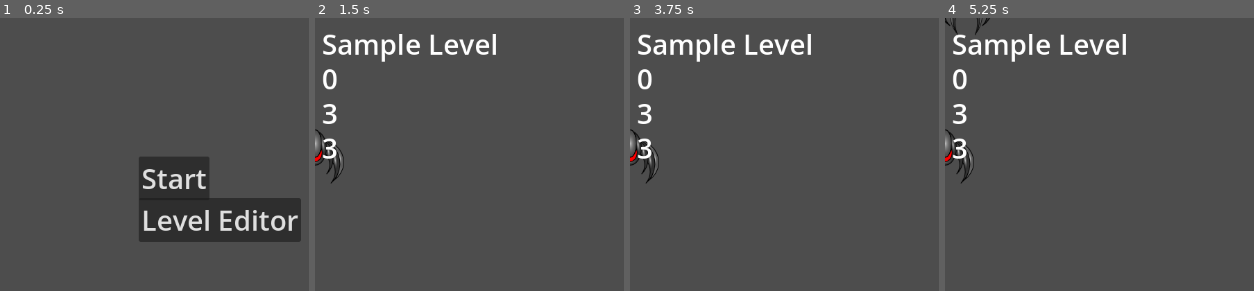
Above: before the commit, frames 1-4 (left to right).
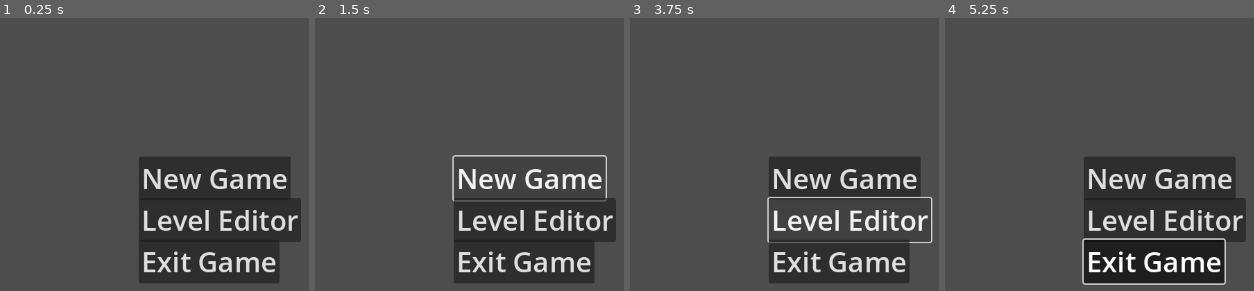
Above: after the commit, the same moments.

Repository: cs121/bullethell
Game: Godot game, scene res://ui/TitleScreen.tscn
Two runs of this game, one before a commit and one after it. Both use one fixed random seed, a clock stepped at 60 frames per second and the inputs below.
Inputs (mouse positions are in pixels of both pictures, inside the frame that each line leads up to):
- Up to frame 1 (0.25 s): no input
- Up to frame 2 (1.5 s): click (488, 179) at 0.5 s, where only the run before the commit has a clickable "Start"; click (528, 179) at 1.25 s, where only the run after the commit has a clickable "New Game"
- Up to frame 3 (3.75 s): click (843, 179) at 2 s, where only the run after the commit has a clickable "New Game"; click (843, 179) at 2.75 s, where only the run after the commit has a clickable "New Game"; click (849, 220) at 3.5 s, where only the run after the commit has a clickable "Level Editor"
- Up to frame 4 (5.25 s): move the mouse to (outside the picture) at 4.27 s; click (outside the picture) at 4.42 s; move the mouse to (1186, 263) at 5.02 s; click (1186, 263) at 5.17 s

The runs differ from the first frame. In frame 1, 11% of the frame differs, in the area x 44-94%, y 50-98%; in frame 2, 19%; in frame 3, 18%; in frame 4, 25%, in the area x 0-98%, y 0-98%.
Error after the commit: Parse Error: Class "GameManager" hides an autoload singleton. (res://autoload/GameManager.gd:2)

Commit message:
Add basic game management and lives system

Diff:
--- /dev/null
+++ b/autoload/GameManager.gd
@@ -0,0 +1,22 @@
+extends Node
+class_name GameManager
+
+@export var starting_lives: int = 3
+var lives: int = 0
+
+func new_game() -> void:
+	# Initialize lives and load the first level
+	lives = starting_lives
+	_start_level()
+
+func on_player_death() -> void:
+	# Remove one life and decide the next scene
+	lives -= 1
+	if lives > 0:
+		_start_level()
+	else:
+		get_tree().change_scene_to_file("res://ui/TitleScreen.tscn")
+
+func _start_level() -> void:
+	# Load the sample level scene
+	get_tree().change_scene_to_file("res://main.tscn")
--- a/player/Player.gd
+++ b/player/Player.gd
@@ -4,7 +4,6 @@
 @export var speed: float = 220.0
 @export var fire_rate: float = 8.0
 @export var bullet_speed: float = 480.0
-@export var lives: int = 3
 @export var invincible_time: float = 1.0
 @export var bombs: int = 3
 
@@ -60,8 +59,7 @@
 func take_damage(amount: int) -> void:
 	if invincible > 0.0:
 		return
-	lives -= amount
 	invincible = invincible_time
 	GameSignals.player_hit.emit(amount)
-	if lives <= 0:
-		queue_free()
+	GameManager.on_player_death()
+	queue_free()
--- a/project.godot
+++ b/project.godot
@@ -17,6 +17,7 @@
 [autoload]
 
 GameSignals="*res://autoload/GameSignals.gd"
+GameManager="*res://autoload/GameManager.gd"
 PoolManager="*res://core/PoolManager.gd"
 SoundPool="*res://core/SoundPool.gd"
 
--- a/ui/HUD.gd
+++ b/ui/HUD.gd
@@ -1,7 +1,7 @@
 extends CanvasLayer
 class_name HUD
 
-@export var lives: int = 3
+var lives: int = 0
 @export var bombs: int = 3
 var score: int = 0
 @export var flash_duration: float = 0.3
@@ -10,16 +10,14 @@
 @export var extra_life_score: int = 100000
 var next_life_score: int = extra_life_score
 
-@onready var player: Player = get_parent().get_node("Player")
-
 @onready var score_label: Label = $Score
 @onready var lives_label: Label = $Lives
 @onready var bombs_label: Label = $Bombs
 @onready var flash_rect: ColorRect = $Flash
 @onready var level_name_label: Label = $LevelName
-@onready var game_over: GameOver = $GameOver # Game over overlay
 
 func _ready() -> void:
+	lives = GameManager.lives
 	_update()
 	GameSignals.player_hit.connect(_on_player_hit)
 	GameSignals.enemy_killed.connect(_on_enemy_killed)
@@ -39,9 +37,6 @@
 func _on_player_hit(damage: int) -> void:
 	lives -= damage
 	_update()
-	# Show game over when lives are depleted
-	if lives <= 0 and is_instance_valid(game_over):
-		game_over.show_game_over()
 
 func _on_enemy_killed(points: int) -> void:
 	score += points
@@ -63,8 +58,7 @@
 	# Grant extra lives for reaching score thresholds
 	while score >= next_life_score:
 		lives += 1
-		if is_instance_valid(player):
-			player.lives += 1
+		GameManager.lives += 1
 		next_life_score += extra_life_score
 
 func _update() -> void:
--- a/ui/TitleScreen.gd
+++ b/ui/TitleScreen.gd
@@ -1,17 +1,22 @@
 extends Control
 class_name TitleScreen
 
-@onready var start_button: Button = $StartButton
+@onready var new_game_button: Button = $NewGameButton
 @onready var editor_button: Button = $EditorButton
+@onready var exit_button: Button = $ExitButton
 
 func _ready() -> void:
-	# Connect buttons to launch game or editor
-	start_button.pressed.connect(_on_start_pressed)
+	# Connect buttons to launch game, editor or quit
+	new_game_button.pressed.connect(_on_new_game_pressed)
 	editor_button.pressed.connect(_on_editor_pressed)
+	exit_button.pressed.connect(_on_exit_pressed)
 
-func _on_start_pressed() -> void:
-	get_tree().change_scene_to_file("res://main.tscn")
+func _on_new_game_pressed() -> void:
+	GameManager.new_game()
 
 func _on_editor_pressed() -> void:
 	# Load the level editor scene
 	get_tree().change_scene_to_file("res://levels/LevelEditor.tscn")
+
+func _on_exit_pressed() -> void:
+	get_tree().quit()
--- a/ui/TitleScreen.tscn
+++ b/ui/TitleScreen.tscn
@@ -5,12 +5,17 @@
 [node name="TitleScreen" type="Control"]
 script = ExtResource("1")
 
-[node name="StartButton" type="Button" parent="."]
+[node name="NewGameButton" type="Button" parent="."]
 position = Vector2(200, 200)
-text = "Start"
+text = "New Game"
 theme_override_font_sizes/font_size = 40
 
 [node name="EditorButton" type="Button" parent="."]
 position = Vector2(200, 260)
 text = "Level Editor"
 theme_override_font_sizes/font_size = 40
+
+[node name="ExitButton" type="Button" parent="."]
+position = Vector2(200, 320)
+text = "Exit Game"
+theme_override_font_sizes/font_size = 40
Not shown, added: autoload/GameManager.gd.uid
